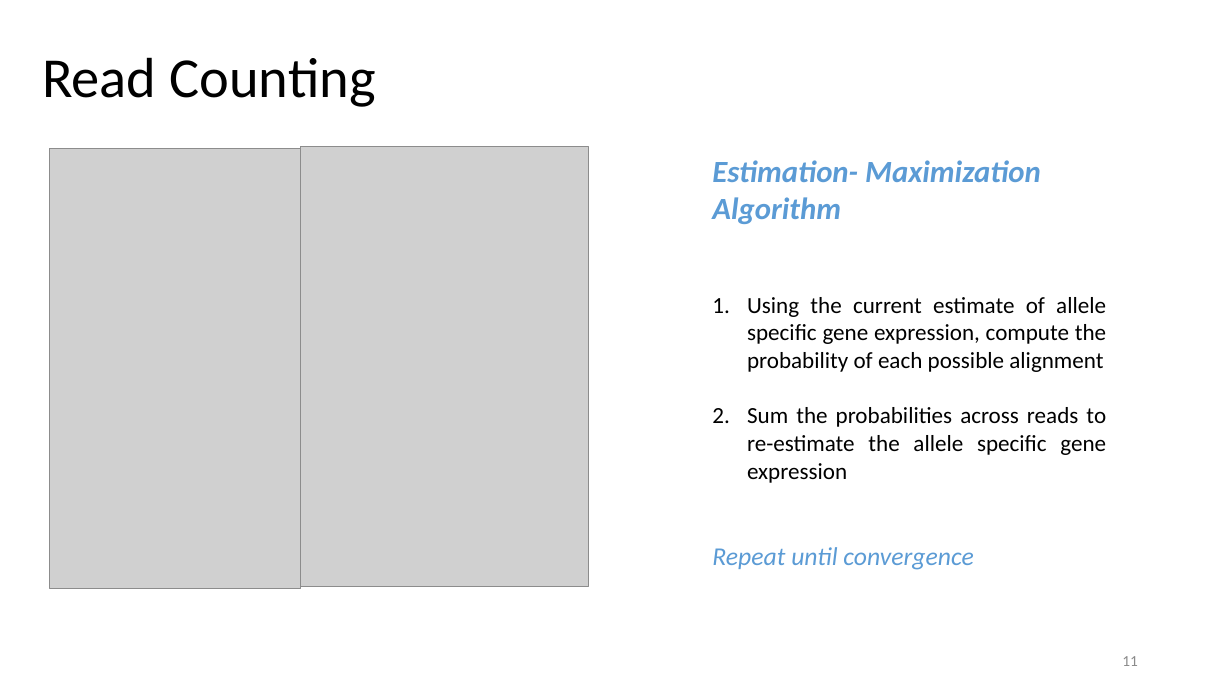
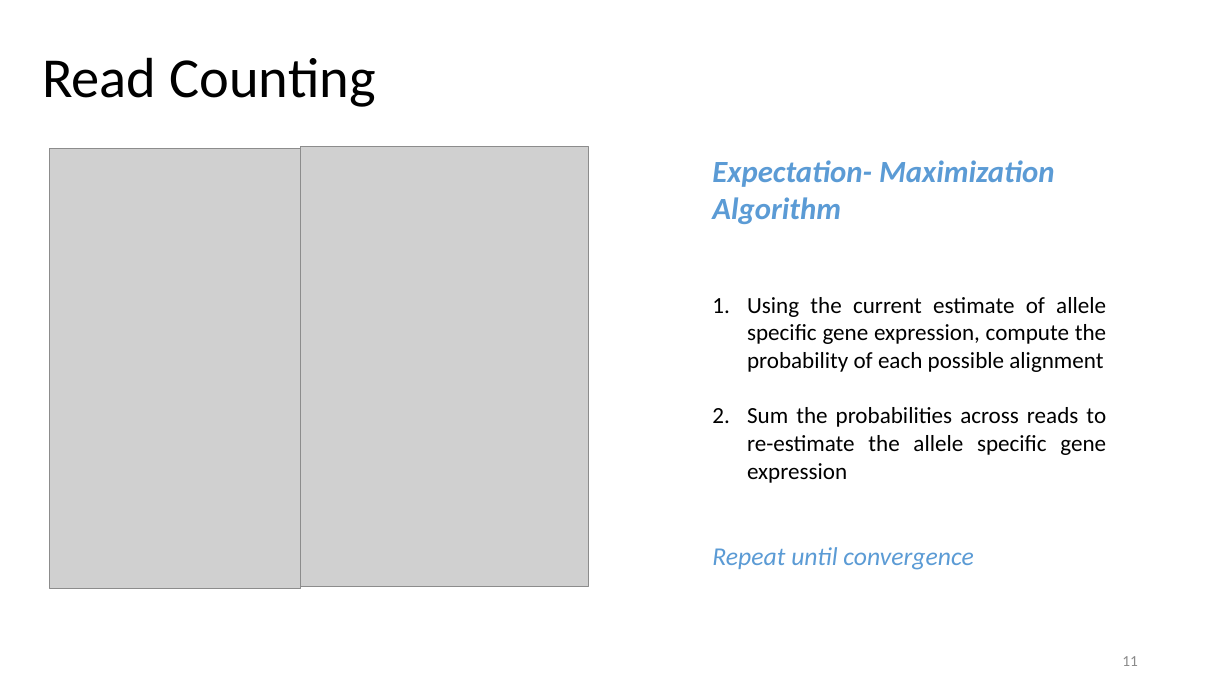
Before and after one commit to SmaragdaDimitrakopoulou/Paper-Presentation, a slide deck: slide 11 of presentation.pptx. Drawn at 1232x693 pixels with LibreOffice and Linux fonts; fonts in the diff are those of the drawing; grey boxes stand for pictures. Boxes give left, top, right and bottom in pixels: in the first picture for what was removed or moved away, otherwise in the second. Text is boxed around its words. In the diff, an @@ line names an element or a change of style, - is before the commit and + after.

Commit message:
Changes

```diff
--- a/presentation.pptx
+++ b/presentation.pptx
@@ text at [712,160,1055,224]: text changed @@
-Estimation- Maximization Algorithm
+Expectation- Maximization Algorithm
```
